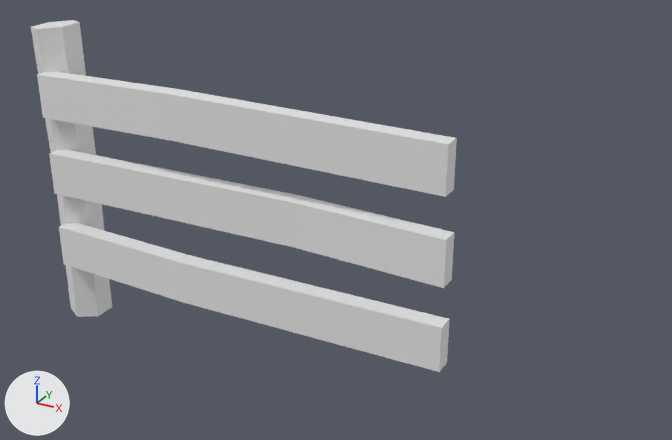
Before and after pictures for a commit that changed the FBX model Mystics Project/Assets/polyperfect/Low Poly Ultimate Pack/T/- Meshes_T/Props_T/fence-start.fbx.
The view is the same before and after, from a 50 mm lens placed at (2.38, -2.34, 1.77), pointed at (1.06, 0.04, 0.58). Every picture has the same lights, and +X, +Y and +Z are marked at lower left. Where no turn or scale is listed for an object, it has been applied to the vertices.

Names of what the first picture shows: 'fence-start'.
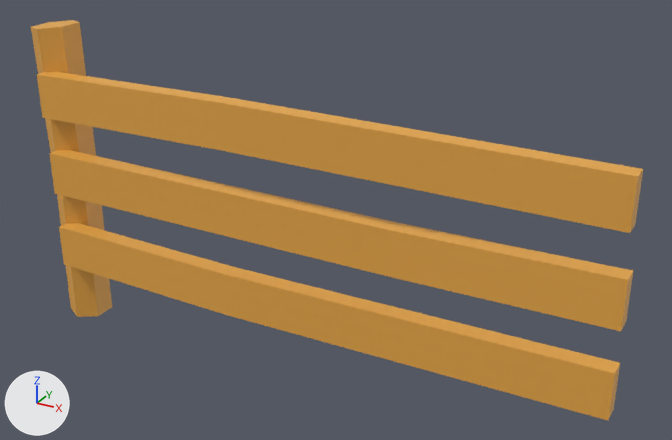
Where the newer file only moved an object's origin or applied its transform, the numbers keep the older frame.

Boxes (x1, y1, x2, y2) around the edits, measured in the pictures (672 x 440 px; the box of a moved part takes in the faces that stretch with it):
```json
{"object": "fence-start", "change": "recoloured, reshaped", "before": [31, 20, 457, 372], "after": [31, 20, 643, 420], "on screen": "white to orange, 44% wider, 14% taller"}
{"part": 1, "of": "me_fence_start", "change": "moved or reshaped", "before": [37, 72, 457, 372], "after": [37, 72, 643, 420]}
```

Scene script edits in JSON lines:
```json
{"op": "set", "path": "mat_lowpoly_colors.base_color", "old": "(0.8, 0.8, 0.8)", "new": "(0.8, 0.388, 0.0631)", "note": "white #e7e7e7 -> orange #e7a747"}
{"block": "me_fence_start", "where": "# used by ob_fence_start; location = (0.0, 0.0, 0.0)"}
{"op": "remove", "block": "me_fence_start", "code": "me_fence_start.from_pydata(...)  # 54 vertices, 44 faces; spans x -0.08..1.5, y -0.14..0.08, z 0.0..1.11"}
{"op": "add", "block": "me_fence_start", "code": "me_fence_start.from_pydata(...)  # 54 vertices, 46 faces; spans x -0.08..2.01, y -0.14..0.08, z 0.0..1.11"}
{"block": "me_fence_start", "change": "me_fence_start part 1"}
{"block": "me_fence_start", "change": "8 vertices in x 1.5, y -0.12..-0.06, z 0.24..0.67 move by (0.51, 0.0, 0.0)"}
{"block": "me_fence_start", "change": "8 vertices in x 0.56..0.57, y -0.14..-0.07, z 0.24..0.97 move by (0.19, 0.0, 0.0)"}
{"block": "me_fence_start", "change": "4 vertices in x 1.5, y -0.12..-0.06, z 0.8..0.96 move by (0.5, 0.0, 0.0)"}
{"block": "me_fence_start", "change": "4 vertices move from x 0.98, y -0.09..-0.03, z 0.52..0.68 to x 1.31, y -0.09..-0.03, z 0.5..0.65"}
```
